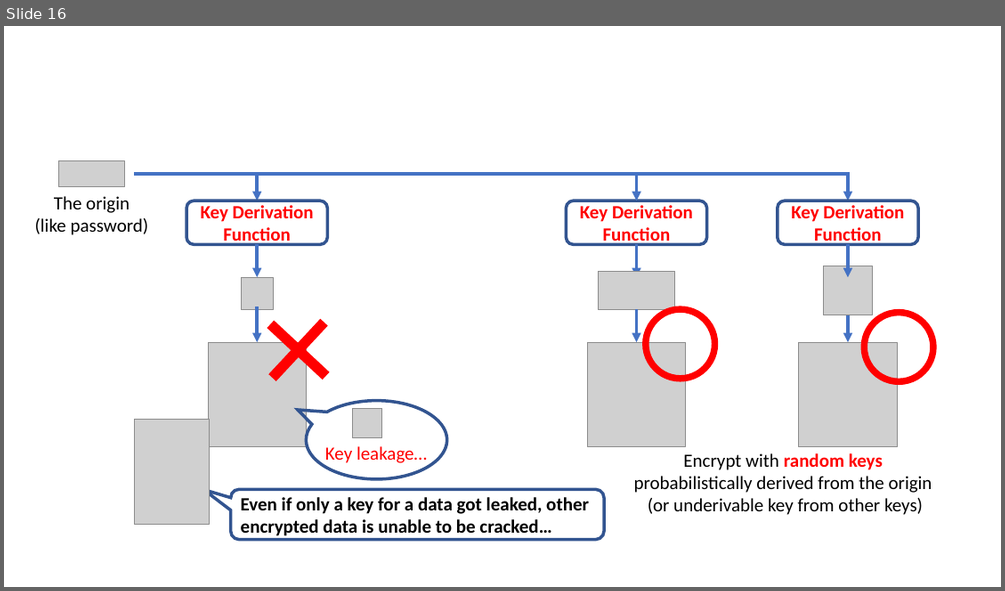
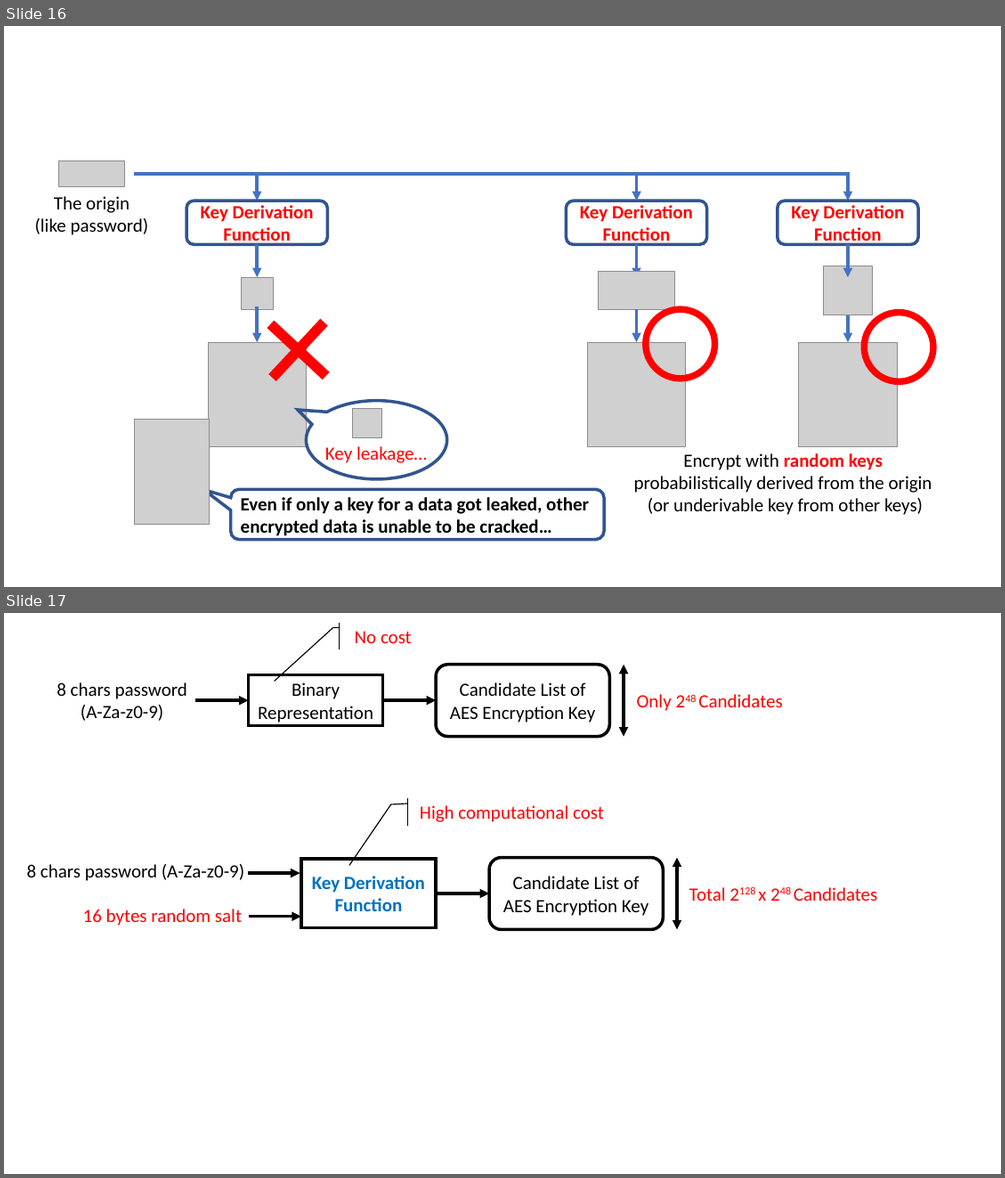
Before and after one commit to junkurihara/class-e2e_security_js, a slide deck: images.pptx. Shown one above the other, each under a label of ours: slide 16 before the commit, slides 16 and 17 after it. The pictures are 1005x591 and 1005x1178 pixels, drawn with LibreOffice and Linux fonts; fonts in the diff are those of the drawing; grey boxes stand for pictures. Boxes give left, top, right and bottom in pixels: in the first picture for what was removed or moved away, otherwise in the second. Text is boxed around its words. In the diff, an @@ line names an element or a change of style, - is before the commit and + after.

```diff
--- a/images.pptx
+++ b/images.pptx
@@ slide 17 added at bbox=[4, 613, 1001, 1174], background #FFFFFF @@
@@ accent callout added at bbox=[346, 623, 421, 649], outline #000000 1 pt, 18 pt, text #FF0000 @@
+No cost
@@ rounded rectangle added at bbox=[436, 665, 609, 737], outline #000000 3 pt, 18 pt, text #000000 @@
+Candidate List of AES Encryption Key
@@ double arrow added from (624, 665) to (624, 737), #000000 3 pt @@
@@ text added at bbox=[57, 682, 187, 721], 18 pt, text #000000 @@
+8 chars password
+(A-Za-z0-9)
@@ rectangle added at bbox=[249, 675, 383, 726], outline #000000 3 pt, 18 pt, text #000000 @@
+Binary Representation
@@ arrow added from (195, 700) to (249, 700), #000000 3 pt @@
@@ arrow added from (383, 700) to (436, 700), #000000 3 pt @@
@@ text added at bbox=[637, 694, 782, 711], 18 pt, text #FF0000 @@
+Only 248 Candidates
@@ accent callout added at bbox=[406, 798, 617, 826], outline #000000 1 pt, 18 pt, text #FF0000 @@
+High computational cost
@@ text added at bbox=[27, 864, 244, 881], 18 pt, text #000000 @@
+8 chars password (A-Za-z0-9)
@@ arrow added from (248, 873) to (300, 873), #000000 3 pt @@
@@ rectangle added at bbox=[301, 859, 437, 928], outline #000000 3 pt, 18 pt, text #0070C0, bold @@
+Key Derivation Function
@@ rounded rectangle added at bbox=[489, 858, 663, 929], outline #000000 3 pt, 18 pt, text #000000 @@
+Candidate List of AES Encryption Key
@@ double arrow added from (677, 858) to (677, 929), #000000 3 pt @@
@@ arrow added from (436, 893) to (489, 893), #000000 3 pt @@
@@ text added at bbox=[689, 887, 877, 900], 18 pt, text #FF0000 @@
+Total 2128 x 248 Candidates
@@ text added at bbox=[83, 908, 242, 925], 18 pt, text #FF0000 @@
+16 bytes random salt
@@ arrow added from (249, 916) to (301, 916), #000000 3 pt @@
```
Also in this commit, not shown: 2 other slides added, 2 other files.
